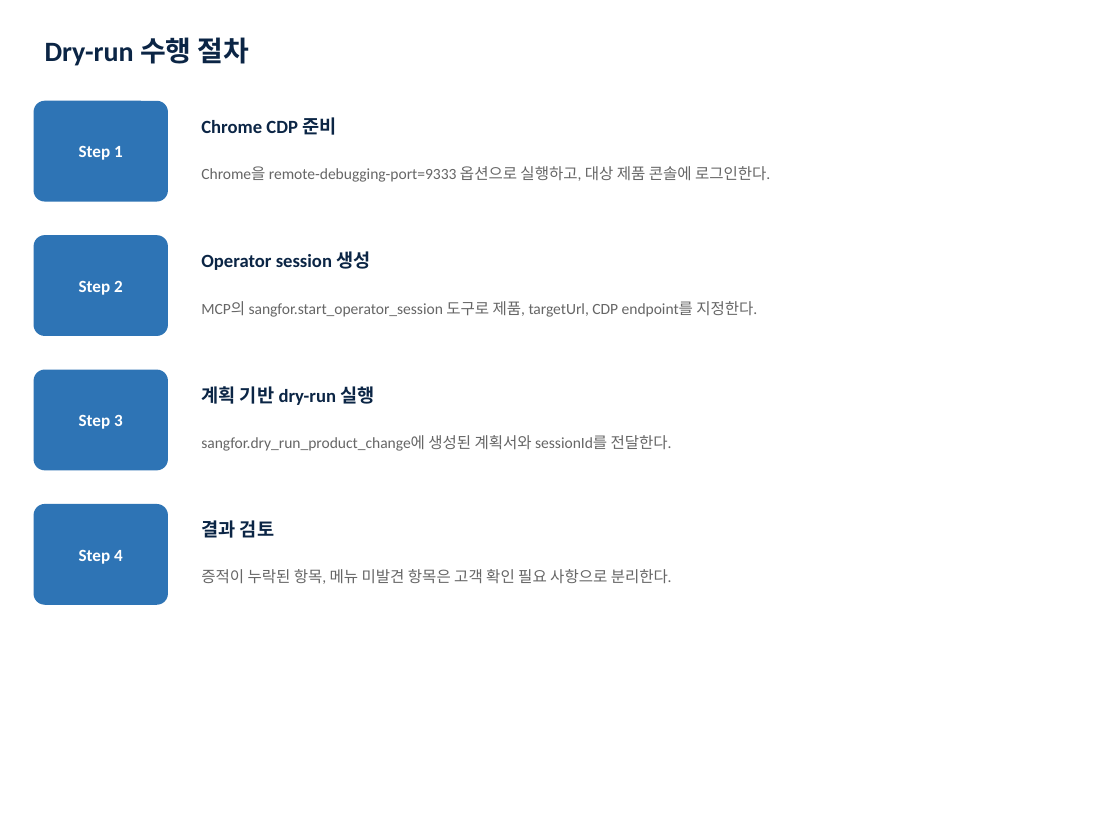
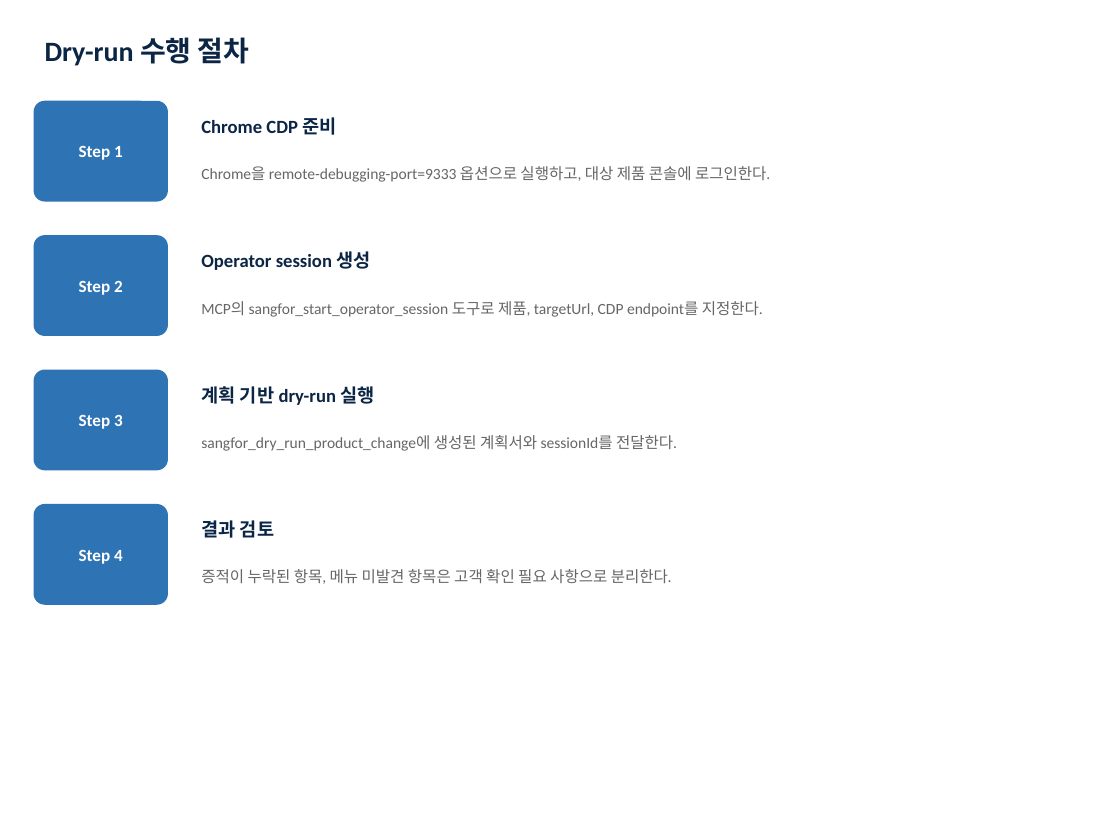
Before and after one commit to whelp99-code/whelp99-code-sangfor-engineer-mcp, a slide deck: slide 12 of outputs/Sangfor_설정가이드_MCP.pptx. Drawn at 1120x840 pixels with LibreOffice and Linux fonts; fonts in the diff are those of the drawing. Boxes give left, top, right and bottom in pixels: in the first picture for what was removed or moved away, otherwise in the second. Text is boxed around its words. In the diff, an @@ line names an element or a change of style, - is before the commit and + after.

Commit message:
docs(outputs): regenerate the setting-guide PPTX with current tool names
   The committed file was built 2026-07-01, before the sangfor.* -> sangfor_* rename,
   so slide 12 still showed sangfor.start_operator_session and
   sangfor.dry_run_product_change. The generator source was already correct.

```diff
--- a/outputs/Sangfor_설정가이드_MCP.pptx
+++ b/outputs/Sangfor_설정가이드_MCP.pptx
@@ text at (x1=201, y1=301, x2=763, y2=317): text changed @@
-MCP의 sangfor.start_operator_session 도구로 제품, targetUrl, CDP endpoint를 지정한다.
+MCP의 sangfor_start_operator_session 도구로 제품, targetUrl, CDP endpoint를 지정한다.
@@ text at (x1=201, y1=435, x2=677, y2=451): text changed @@
-sangfor.dry_run_product_change에 생성된 계획서와 sessionId를 전달한다.
+sangfor_dry_run_product_change에 생성된 계획서와 sessionId를 전달한다.
```
Also in this commit, not shown: 1 other slide changed.
